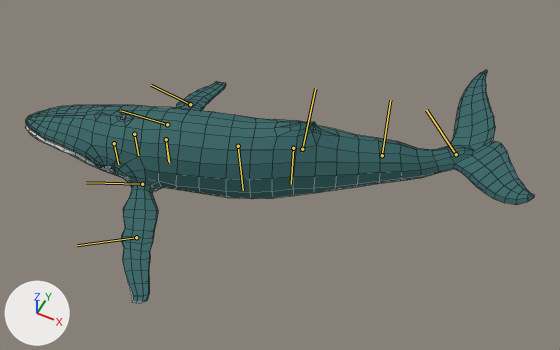
The FBX model Assets/Models/Humpback/HumpbackSwimmingPATH_02.FBX, before and after one commit.
Camera for both pictures: a camera (50 mm lens) standing at (2.31, -4.06, 4.54) and looking at (0.6, -0.64, 0.26). The axes (+X, +Y, +Z) are drawn at lower left. The lights are the same throughout. Both versions are drawn at frame 517 of the action 'Take 001'; the numbers are the values there. The bones that bend it are drawn over the model as lines. Mesh edges are drawn as thin lines.

Names of what the first picture shows: 'Whale_01'.
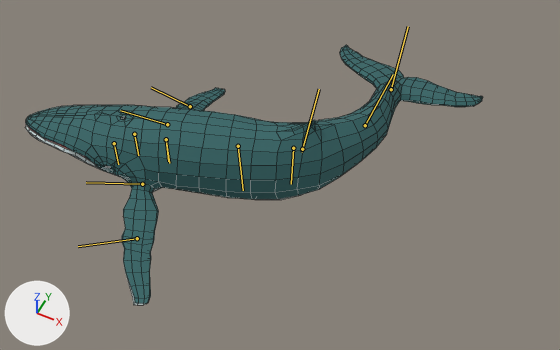
Commit message: Updated Whales

Location of each change, [x1, y1, x2, y2] in pixels of the pictures (560 x 350 px):
'Whale_01', posed (10% narrower, 12% taller): before [26, 70, 535, 303]; after [26, 45, 483, 305]
bone 'HumpBack-RIGLArm2', root to tip: before (136, 237) to (77, 245); after (137, 238) to (78, 246)
bone 'HumpBack-RIGRArm2', root to tip: before (190, 104) to (151, 85); after (190, 106) to (151, 87)
bone 'HumpBack-RIGTail1', root to tip: before (302, 149) to (315, 88); after (302, 149) to (319, 89)
bone 'HumpBack-RIGTail2', root to tip: before (382, 155) to (390, 100); after (365, 125) to (393, 74)
bone 'HumpBack-RIGTail3', root to tip: before (456, 154) to (426, 110); after (391, 89) to (408, 26)

The edits, one by one:
Bone 'HumpBack-RIGLArm1' (bone_humpback_riglarm1) turns from (0, 3, 0) to (0, 0, 0) degrees about its own x, y and z.
Bone 'HumpBack-RIGLArm2' (bone_humpback_riglarm2) turns from (0, 3, 0) to (0, 0, 0) degrees about its own x, y and z.
Bone 'HumpBack-RIGRArm1' (bone_humpback_rigrarm1) turns from (0, -3, 0) to (0, 0, 0) degrees about its own x, y and z.
Bone 'HumpBack-RIGRArm2' (bone_humpback_rigrarm2) turns from (0, -3, 0) to (0, 0, 0) degrees about its own x, y and z.
Bone 'HumpBack-RIGTail1' (bone_humpback_rigtail1) turns from (0, 0, 2) to (0, 33, 0) degrees about its own x, y and z.
Bone 'HumpBack-RIGTail2' (bone_humpback_rigtail2) turns from (0, 1, 15) to (6, 29, 6) degrees about its own x, y and z.
Bone 'HumpBack-RIGTail3' (bone_humpback_rigtail3) turns from (1, 2, 45) to (-14, -7, 3) degrees about its own x, y and z.
